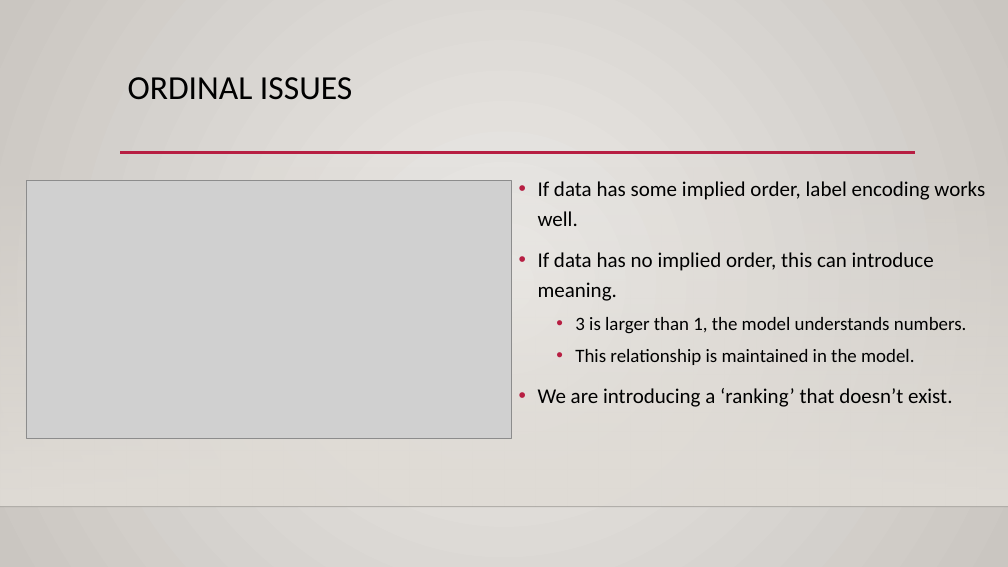
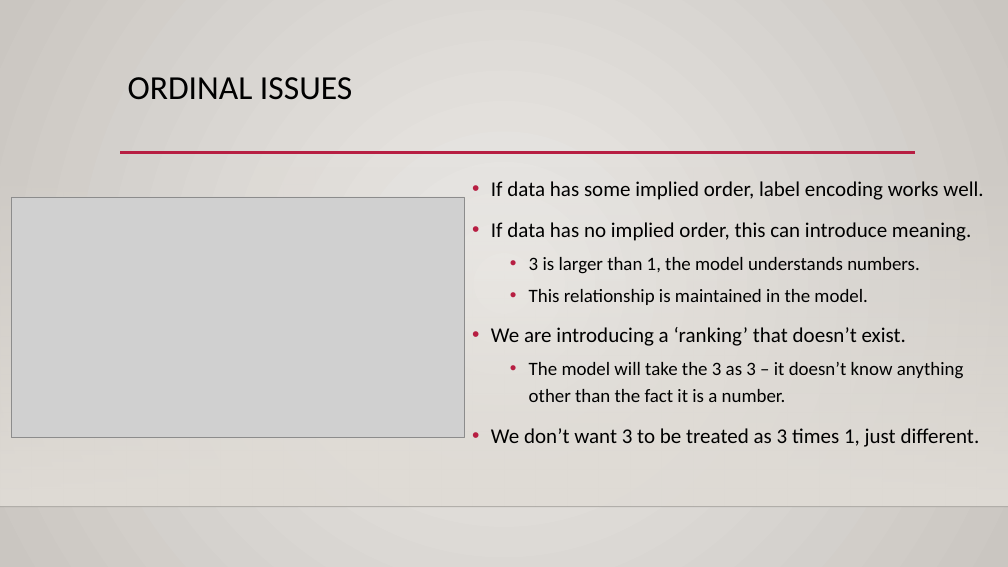
Before and after one commit to AkeemSemperDataScience/Basic_Stats_in_Python_Student_Repository, a slide deck: slide 20 of reference_material/slides/022_encoding.pptx (slide 16 before the commit). Drawn at 1008x567 pixels with LibreOffice and Linux fonts; fonts in the diff are those of the drawing; grey boxes stand for pictures; background and template pictures are left out. Boxes give left, top, right and bottom in pixels: in the first picture for what was removed or moved away, otherwise in the second. Text is boxed around its words. In the diff, an @@ line names an element or a change of style, - is before the commit and + after.

```diff
--- a/reference_material/slides/022_encoding.pptx
+++ b/reference_material/slides/022_encoding.pptx
@@ text "If data has some implied ...": place and size @@
-text "If data has some implied ..." at [538,181,985,407]
+text "If data has some implied ..." at [491,181,983,447]
@@ picture: place and size @@
-picture at [26,181,511,439]
+picture at [12,197,465,437]
@@ text at [491,362,980,447]: paragraphs added @@
+  • The model will take the 3 as 3 – it doesn’t know anything other than the fact it is a number.
+• We don’t want 3 to be treated as 3 times 1, just different.
```
Also in this commit, not shown: 10 other slides changed, 5 slides added, 22 other files.
